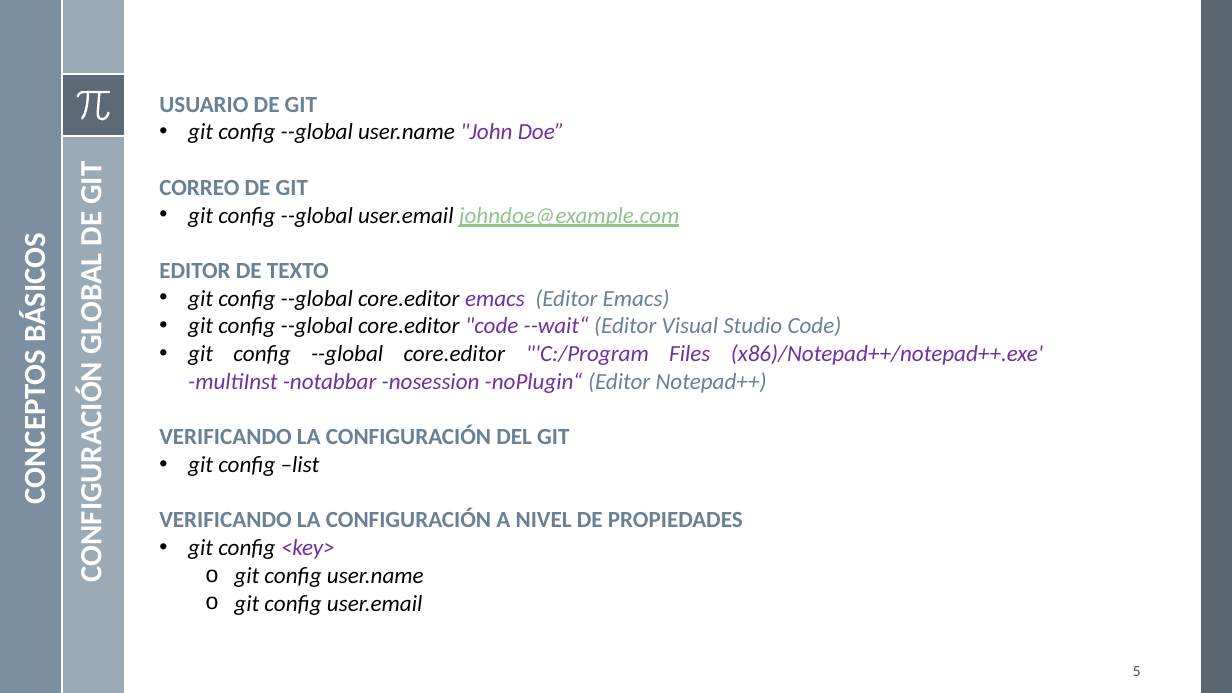
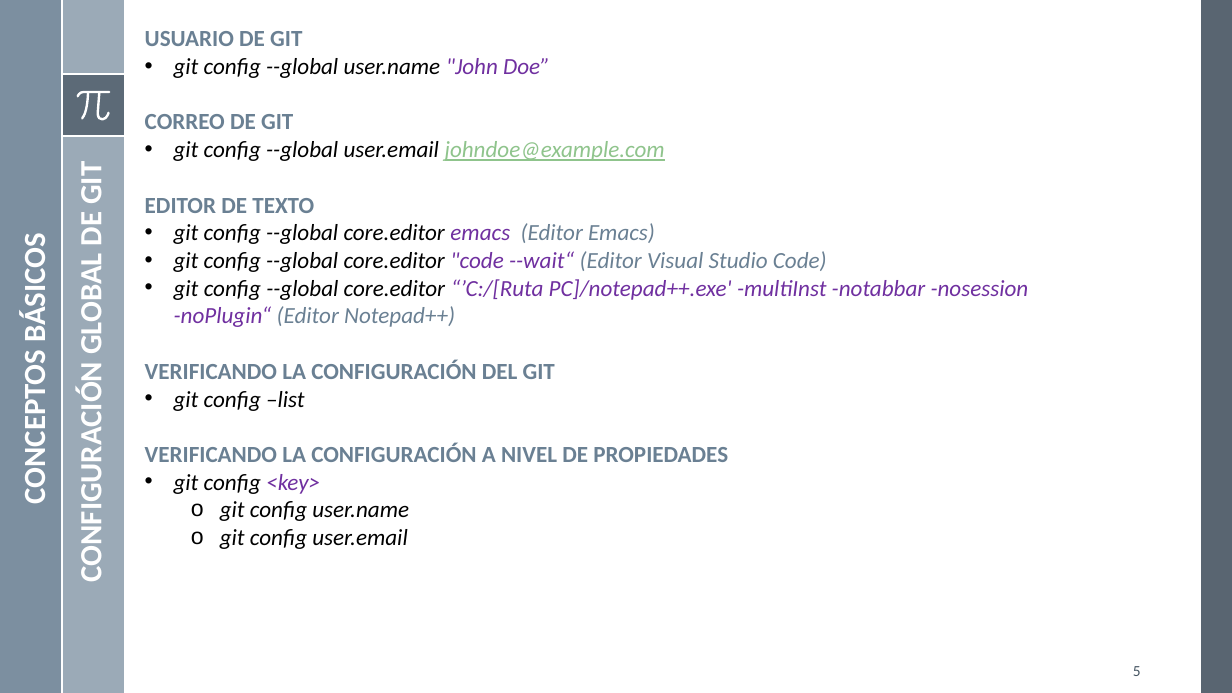
Before and after one commit to mgutierreza/Know, a slide deck: slide 5 of Programacion/GIT/GIT - Control Versiones.pptx. Drawn at 1232x693 pixels with LibreOffice and Linux fonts; fonts in the diff are those of the drawing. Boxes give left, top, right and bottom in pixels: in the first picture for what was removed or moved away, otherwise in the second. Text is boxed around its words. In the diff, an @@ line names an element or a change of style, - is before the commit and + after.

```diff
--- a/Programacion/GIT/GIT - Control Versiones.pptx
+++ b/Programacion/GIT/GIT - Control Versiones.pptx
@@ text "USUARIO DE GIT": place and size @@
-text "USUARIO DE GIT" at (159, 97, 1043, 615)
+text "USUARIO DE GIT" at (145, 31, 1029, 549)
@@ text at (174, 279, 1029, 327): text changed @@
-• git config --global core.editor "'C:/Program Files (x86)/Notepad++/notepad++.exe' -multiInst -notabbar -nosession -noPlugin“ (Editor Notepad++)
+• git config --global core.editor “’C:/[Ruta PC]/notepad++.exe' -multiInst -notabbar -nosession -noPlugin“ (Editor Notepad++)
```
Also in this commit, not shown: 4 slides added, 2 other files.
